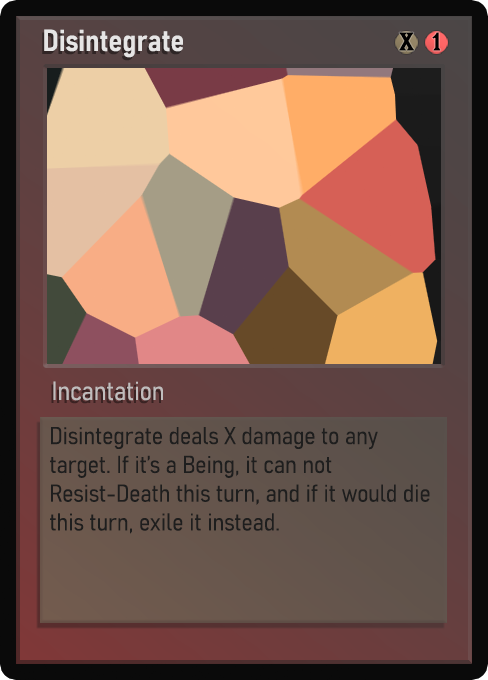
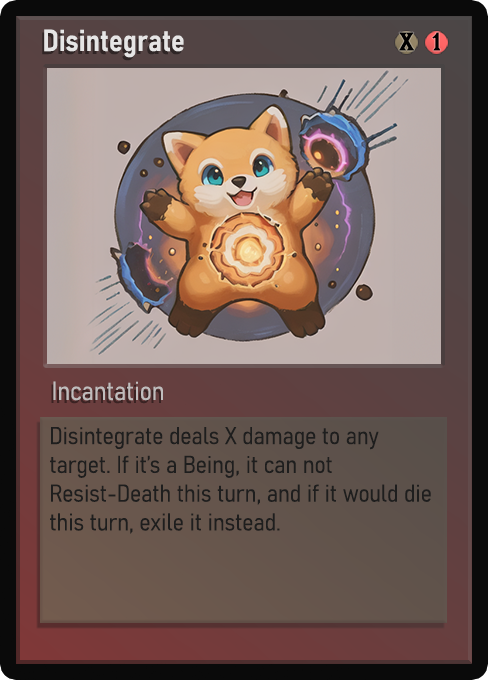
Two versions of the same layered image (488 × 680). Layer-by-layer changes:
painted on "Name" over [44, 29, 184, 58]
painted on "Class" over [72, 386, 151, 401]
painted on "Desc_norm" over [52, 427, 431, 534]
painted on "Artwork" over [47, 68, 441, 364]
